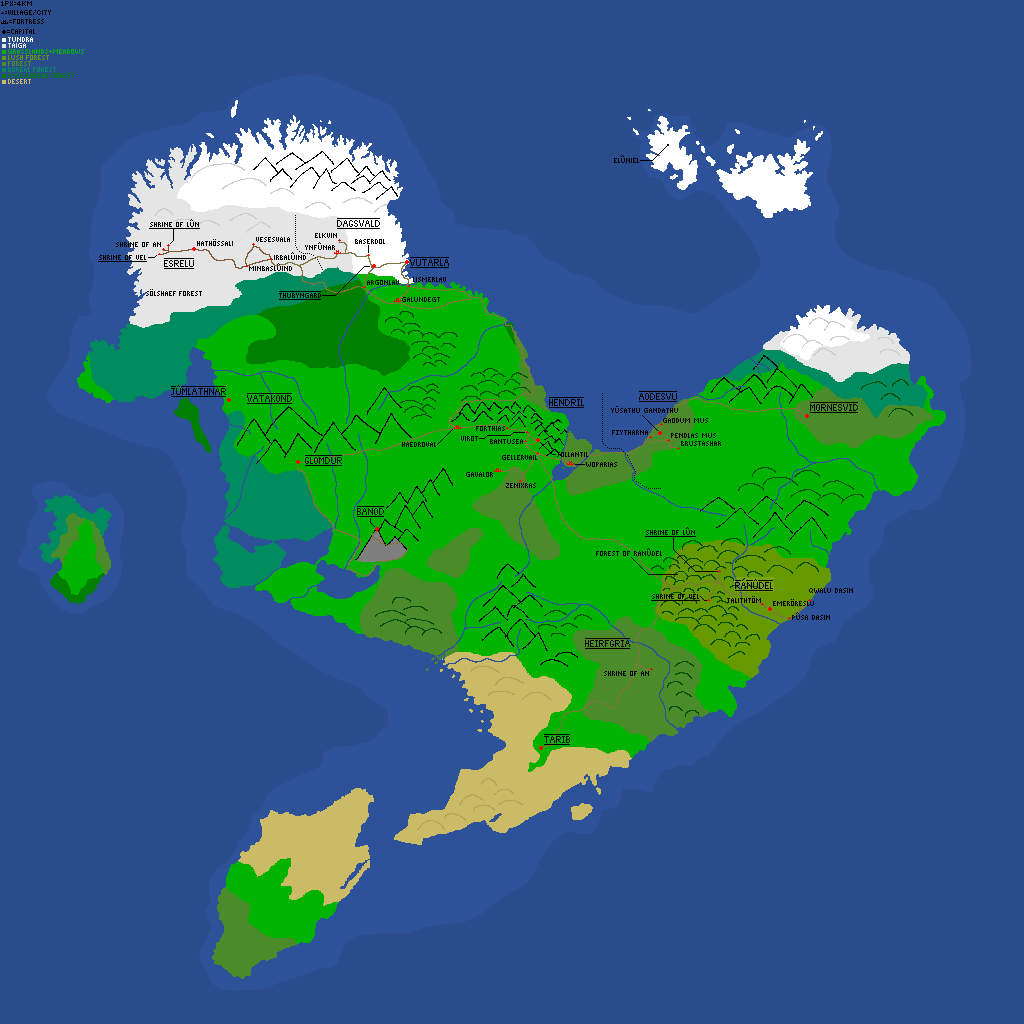
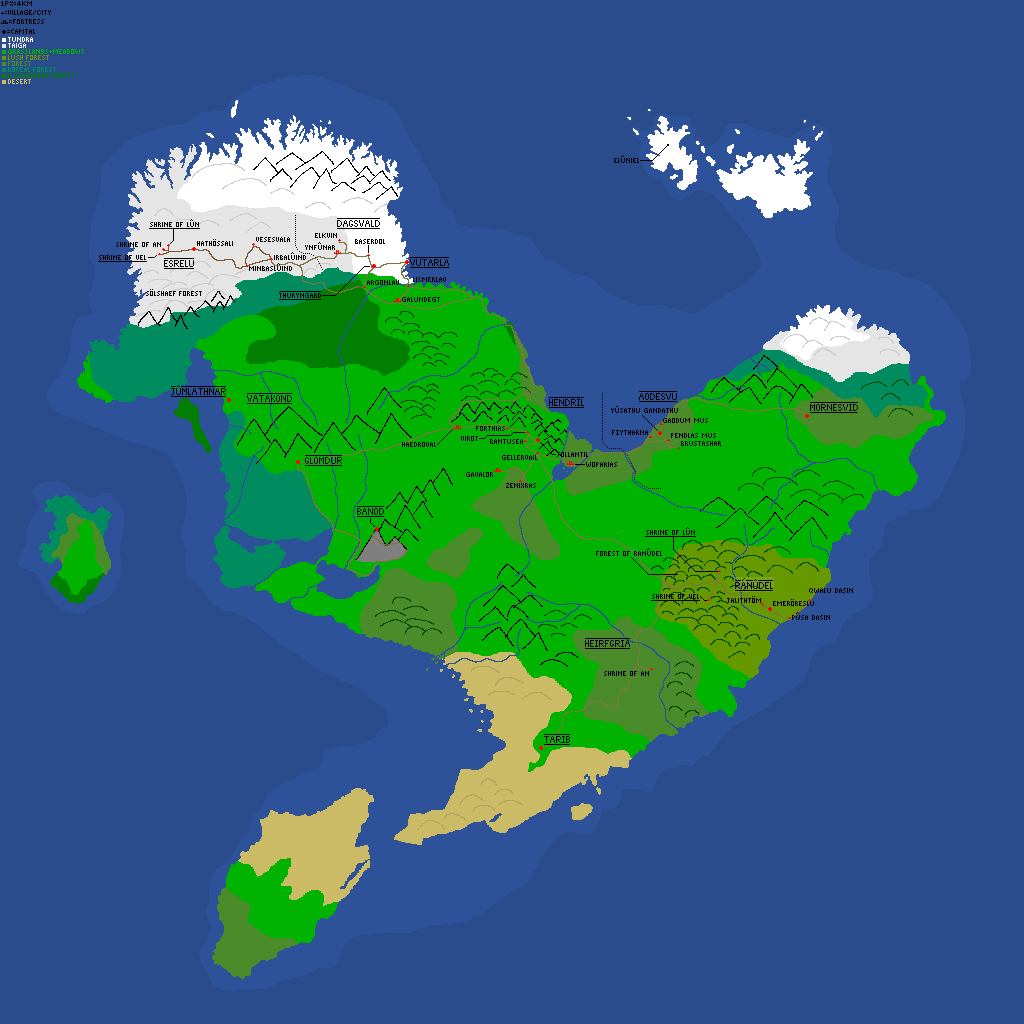
The second 1024px x 1024px image is a revision of the first. Changes to its layers:
painted on "Background" over left=136, top=261, right=331, bottom=329
